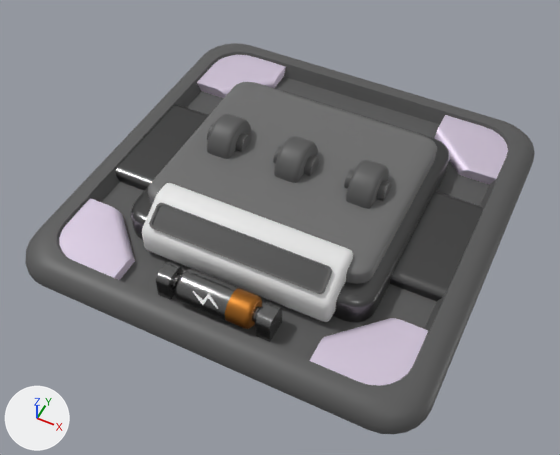
Renders of the FBX model Assets/Meshes/Puzzles/Lever/LeverSlot.fbx from each side of a commit.
Camera for both pictures: a camera (50 mm lens) standing at (0.572, -1.231, 1.418) and looking at (0.02, -0.126, 0.037). The lights are fixed; the arrows at lower left show +X, +Y and +Z. Where no turn or scale is listed for an object, it has been applied to the vertices.

Before the edit, the objects in view are built like this:
```python
ob_cube_009 = bpy.data.objects.new('Cube.009', me_cube_018)
ob_cube_009.location = (0.0, 0.0, 0.043)
ob_cube_009.scale = (0.568, 0.488, 0.178)
ob_cube_011 = bpy.data.objects.new('Cube.011', me_cube_006)
ob_cube_011.location = (0.0, -0.292, 0.13)
ob_cube_011.rotation_euler = (-0.99, 0.0, 0.0)  # degrees (-57, 0, 0)
ob_cube_013 = bpy.data.objects.new('Cube.013', me_cube_002)
ob_cube_013.location = (0.0, -0.264, 0.115)
ob_cube_013.scale = (0.12, 0.131, 0.131)
ob_cube_015 = bpy.data.objects.new('Cube.015', me_cube_004)
ob_cube_015.location = (-0.124, -0.386, 0.055)
ob_cube_015.scale = (0.0324, 0.0583, 0.0583)
ob_cylinder_011 = bpy.data.objects.new('Cylinder.011', me_cylinder_000)
ob_cylinder_011.location = (0.0, 0.0, 0.006)
ob_cylinder_011.scale = (0.879, 0.879, 0.954)
ob_cylinder_012 = bpy.data.objects.new('Cylinder.012', me_lever)
ob_cylinder_012.location = (0.0, 0.0, 0.121)
ob_cylinder_012.rotation_euler = (1.571, 0.0, -1.571)  # degrees (90, 0, -90)
ob_cylinder_012.scale = (0.722, 0.722, 0.617)
ob_cylinder_015 = bpy.data.objects.new('Cylinder.015', me_lever_003)
ob_cylinder_015.location = (-0.183, 0.0, 0.121)
ob_cylinder_016 = bpy.data.objects.new('Cylinder.016', me_cylinder_018)
ob_cylinder_016.location = (-0.183, 0.0, 0.138)
ob_cylinder_018 = bpy.data.objects.new('Cylinder.018', me_lever_005)
ob_cylinder_018.location = (0.184, 0.0, 0.121)
ob_cylinder_018.rotation_euler = (1.571, 0.0, -1.571)  # degrees (90, 0, -90)
ob_cylinder_018.scale = (0.722, 0.722, 0.617)
# also in view: 'Plane.001' at (0.0, 0.0, 0.025); 'Cylinder.021' at (0.003, -0.385, 0.055)
```
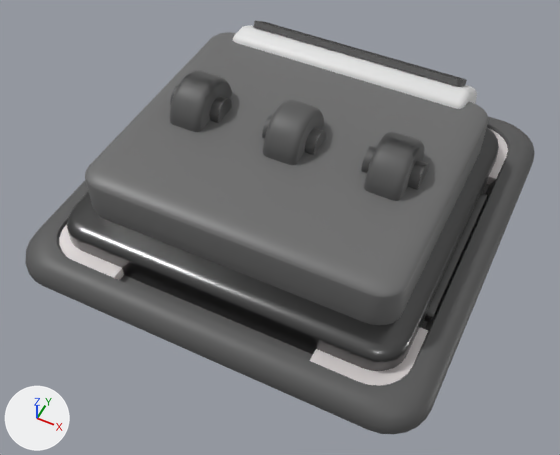
Changed parts and their boxes [x1, y1, x2, y2] in the pictures (560 x 455 px; the box of a moved part takes in the faces that stretch with it):
'Cube.009', moved, rescaled (40% wider, 45% taller)
    before: [148, 82, 437, 284]
    after: [85, 32, 489, 325]
'Cylinder.011', reshaped, moved, rescaled
    before: [116, 82, 483, 322]
    after: [67, 127, 499, 371]
'Cube.013', moved, turned, rescaled
    before: [142, 183, 353, 322]
    after: [233, 25, 477, 109]
'Cube.011', moved, turned, rescaled
    before: [149, 203, 332, 294]
    after: [253, 21, 467, 87]
'Cylinder.018', moved, rescaled (480% wider, 162% taller)
    before: [346, 160, 389, 209]
    after: [170, 71, 424, 201]
'Cylinder.012', moved, rescaled (38% wider, 38% taller)
    before: [274, 136, 318, 183]
    after: [263, 100, 324, 165]
'Cylinder.015', deleted
    before: [207, 114, 251, 159]
'Cylinder.016', deleted
    before: [207, 123, 251, 152]
part 1 of me_cylinder_000, moved or reshaped (not visible afterwards)
    before: [390, 191, 483, 302]
part 2 of me_cylinder_000, moved or reshaped
    before: [116, 105, 209, 191]
    after: [424, 193, 488, 322]
'Cylinder.021', unchanged, covered by the edit
    before: [175, 269, 262, 329]
'Cube.015', unchanged, covered by the edit
    before: [156, 262, 282, 342]

The edits, one by one:
me_cylinder_000 has 272 vertices, 240 faces and spans x -0.513..0.513, y -0.334..0.334, z 0.0..0.087.
me_cylinder_000 is used by ob_cylinder_011; location (0.0, 0.0, 0.006); scale (0.879, 0.879, 0.954).
me_cylinder_000 part 1: all 16 vertices in x 0.513, y -0.176..0.176, z 0.0..0.046 are moved by (-0.145, 0.0, 0.0).
me_cylinder_000 part 2: all 16 vertices in x -0.513, y -0.176..0.176, z 0.0..0.046 are moved by (0.145, 0.0, 0.0).
Object 'Cube.009' (ob_cube_009) moves from (0.0, 0.0, 0.043) to (-0.004, -0.007, 0.097).
Object 'Cube.009' (ob_cube_009) is rescaled from (0.568, 0.488, 0.178) to (0.764, 0.657, 0.24).
Object 'Cylinder.018' (ob_cylinder_018) moves from (0.184, 0.0, 0.121) to (-0.251, -0.007, 0.202).
Object 'Cylinder.018' (ob_cylinder_018) is rescaled from (0.722, 0.722, 0.617) to (0.972, 0.972, 0.83).
Object 'Cylinder.012' (ob_cylinder_012) moves from (0.0, 0.0, 0.121) to (-0.004, -0.007, 0.202).
Object 'Cylinder.012' (ob_cylinder_012) is rescaled from (0.722, 0.722, 0.617) to (0.972, 0.972, 0.83).
Object 'Cylinder.011' (ob_cylinder_011) moves from (0.0, 0.0, 0.006) to (-0.004, -0.007, -0.007).
Object 'Cylinder.011' (ob_cylinder_011) is rescaled from (0.879, 0.879, 0.954) to (1.18, 1.18, 1.28).
Object 'Cylinder.015' (ob_cylinder_015) is deleted.
Object 'Cube.013' (ob_cube_013) moves from (0.0, -0.264, 0.115) to (-0.004, 0.348, 0.182).
Object 'Cube.013' (ob_cube_013) turns from (0, 0, 0) to (0, 0, -180) degrees about x, y and z.
Object 'Cube.013' (ob_cube_013) is rescaled from (0.12, 0.131, 0.131) to (0.161, 0.177, 0.177).
Object 'Cylinder.016' (ob_cylinder_016) is deleted.
Object 'Cube.011' (ob_cube_011) moves from (0.0, -0.292, 0.13) to (-0.004, 0.367, 0.215).
Object 'Cube.011' (ob_cube_011) turns from (-57, 0, 0) to (-57, 0, -180) degrees about x, y and z.
Object 'Cube.011' (ob_cube_011) is rescaled from (1.0, 1.0, 1.0) to (1.35, 1.35, 1.35).
